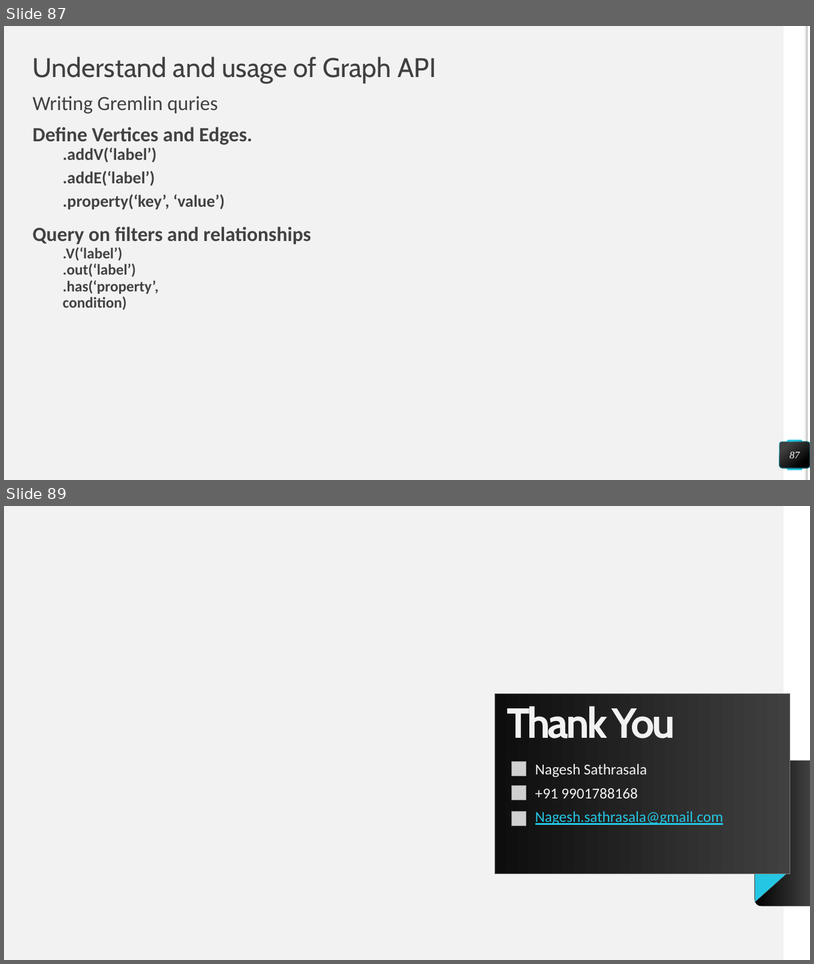
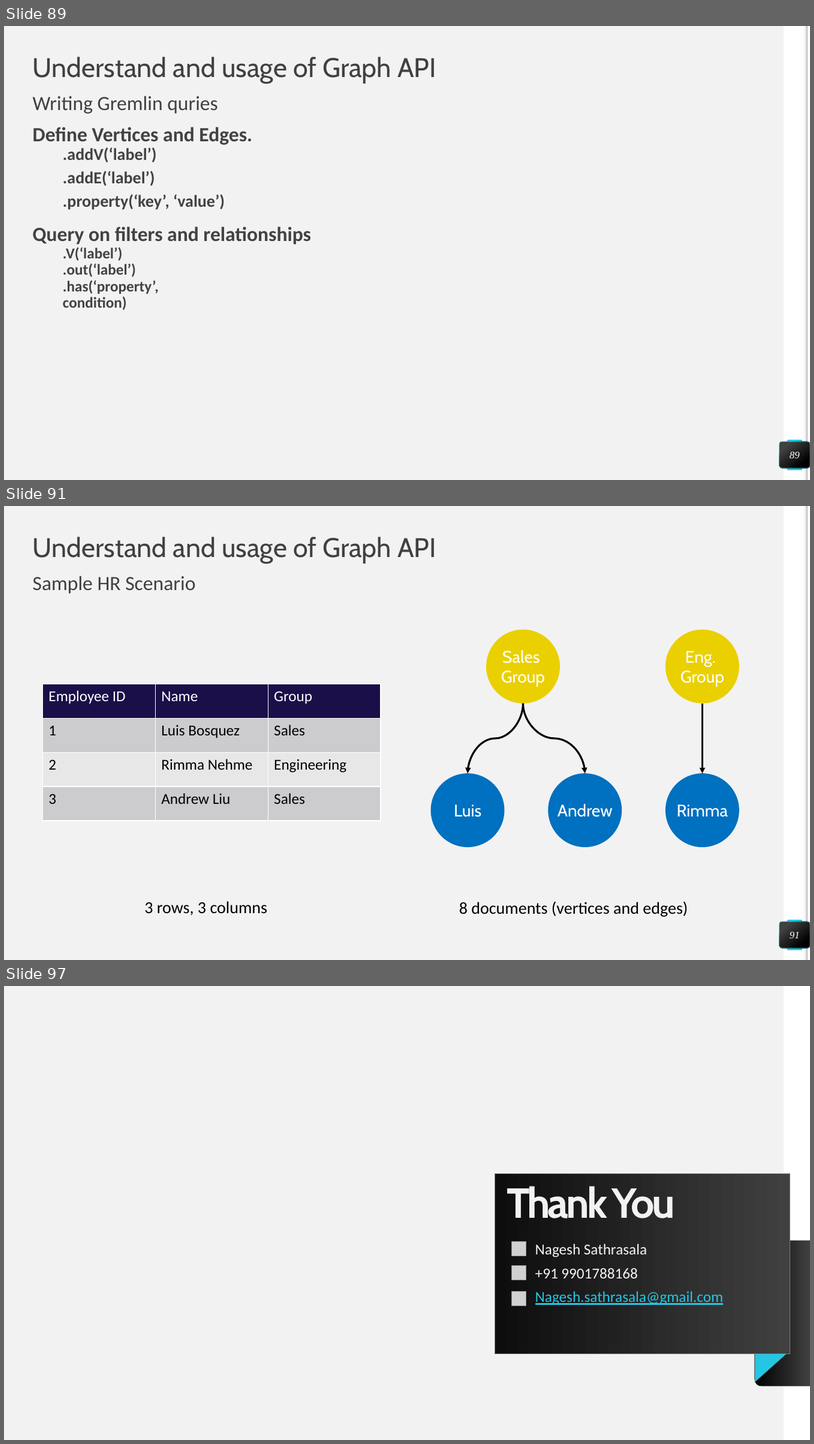
Before and after one commit to NageshSathrasala/CosmodbMS, a slide deck: Azure CosmosDB_New.pptx. Shown one above the other, each under a label of ours: slides 87 and 89 before the commit, slides 89, 91 and 97 after it; the slides between them are not shown. The pictures are 814x964 and 814x1444 pixels, drawn with LibreOffice and Linux fonts; fonts in the diff are those of the drawing; grey boxes stand for pictures; background and template pictures are left out. Boxes give left, top, right and bottom in pixels: in the first picture for what was removed or moved away, otherwise in the second. Text is boxed around its words. In the diff, an @@ line names an element or a change of style, - is before the commit and + after.

```diff
--- a/Azure CosmosDB_New.pptx
+++ b/Azure CosmosDB_New.pptx
@@ slide 91 added at (4, 506, 810, 960), background #F2F2F2; not listed: 4 template elements that a slide beside it also shows @@
@@ title added at (33, 537, 437, 564), 32 pt, text #404040 @@
+Understand and usage of Graph API
@@ text added at (33, 576, 195, 594), 24 pt, text #404040 @@
+Sample HR Scenario
@@ table added at (43, 684, 380, 820), 4 rows, 3 columns @@
+Employee ID | Name | Group
+1 | Luis Bosquez | Sales
+2 | Rimma Nehme | Engineering
+3 | Andrew Liu | Sales
@@ group added at (431, 630, 740, 847): 5 ellipses, 5 texts, 2 curved arrows, 1 arrow @@
+Sales
+Group
+Eng.
+Group
+Luis
+Andrew
+Rimma
@@ text added at (144, 901, 268, 915), 20 pt, text #000000 @@
+3 rows, 3 columns
@@ text added at (459, 901, 688, 916), 20 pt, text #000000 @@
+8 documents (vertices and edges)
@@ page number added at (780, 921, 810, 948), fill gradient #404040 to #000000, outline #25C6E3 0.5 pt, 12 pt, text #FFFFFF, italic @@
+91
@@ what was slide 87 is now slide 89 @@
@@ page number at (790, 451, 800, 458): text changed @@
-87
+89
@@ what was slide 89 is now slide 97 @@
```
Also in this commit, not shown: 3 slides changed, 7 other slides added.
